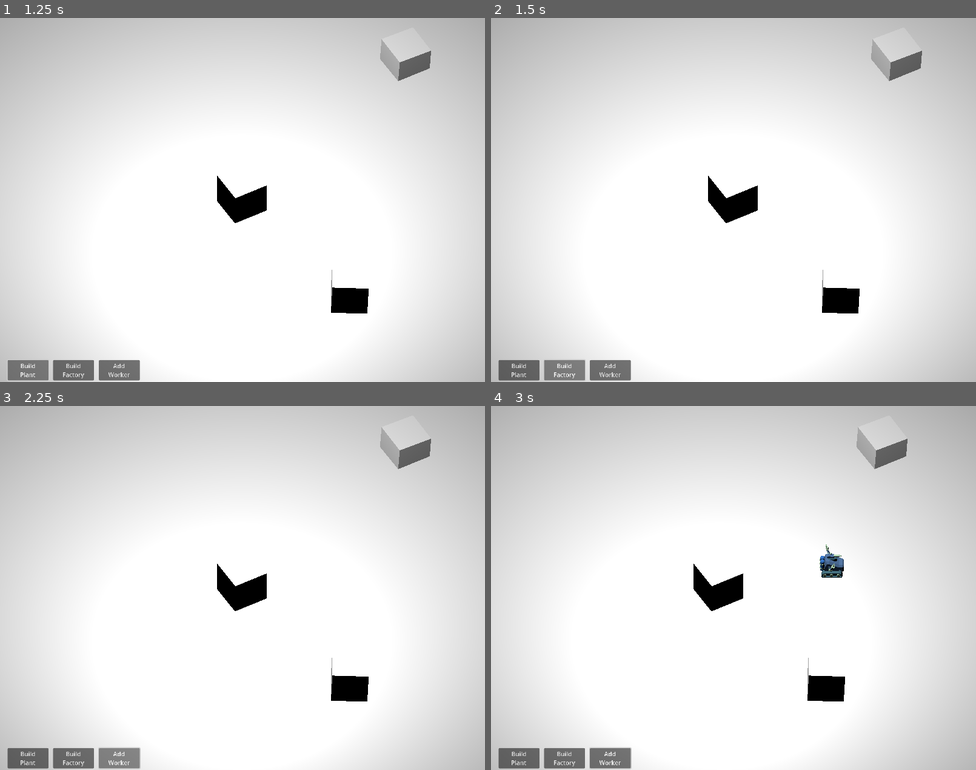
Above: before the commit, frames 1-4 (two rows, left to right).
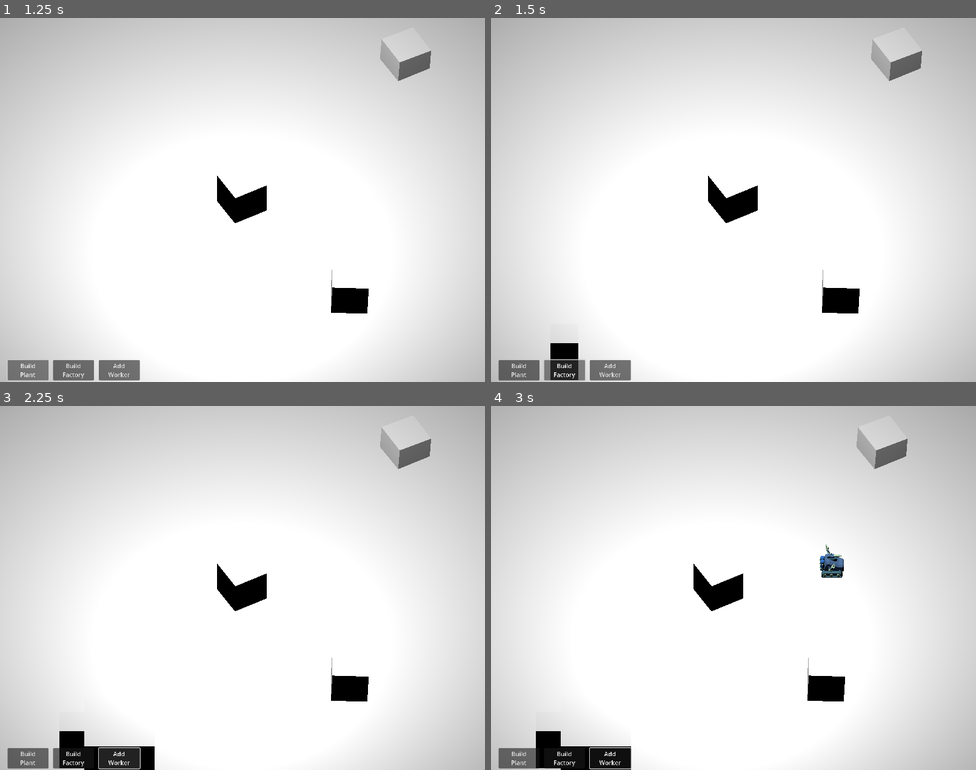
Above: after the commit, the same moments.

Repository: thelazyone/godot_rts
Game: Godot game, scene res://world.tscn
Same seed, same stepped clock (60 frames per second), same inputs: the game is played once before the commit and once after it.
Inputs (mouse positions are in pixels of both pictures, inside the frame that each line leads up to):
- Up to frame 1 (1.25 s): click "Build Plant" at 0.5 s
- Up to frame 2 (1.5 s): click "Build Factory" at 1.25 s
- Up to frame 3 (2.25 s): click "Add Worker" at 2 s
- Up to frame 4 (3 s): tap Enter at 2.75 s; move the mouse to (840, 569) at 2.77 s; hold Right (ui_right) from 2.78 s (still down); click (840, 569) at 2.85 s

Frame 1 is identical in both runs. In frame 2, 0.5% of the frame differs, in the area x 12-18%, y 89-100%; in frame 3, 1.4%; in frame 4, 1.4%, in the area x 9-29%, y 89-100%.

Commit message:
Added (inert) factory and plant. Should add them to pathfinding too.

Diff:
--- a/Base Components Scripts/Actors.gd
+++ b/Base Components Scripts/Actors.gd
@@ -18,16 +18,17 @@
 	# Active actors orders
 	m_UnitsControlNode.movement_order.connect(go_to)
 	m_UnitsControlNode.area_selected.connect(select_actors)
-	#m_UnitsControlNode.aim_order.connect(aim_to) # TODO DECOMMENT
-	m_UnitsControlNode.aim_order.connect(shoot_area) # TO BE REMOVED TODO -> use the one above!
+	m_UnitsControlNode.aim_order.connect(aim_to)
 
-	# Building orders
+	# Building Units orders
 	m_UnitsControlNode.build_worker_order.connect(add_worker)
-	#m_UnitsControlNode.build_tank_order.connect(add_tank) # TODO DECOMMENT
+	# m_UnitsControlNode.build_tank_order.connect(add_tank) ##TODO DECOMMENT
+	m_UnitsControlNode.build_factory_order.connect(build_factory)
+	m_UnitsControlNode.build_plant_order.connect(build_plant)
 
 
 # Called every frame. 'delta' is the elapsed time since the previous frame.
-func _process(delta):
+func _process(_delta):
 	# Nothing to do here.
 	pass
 
@@ -67,21 +68,26 @@
 			var select_value = child.position.x > plane_start.x and child.position.x < plane_end.x and child.position.z > plane_start.y and child.position.z < plane_end.y
 			child.select(select_value)
 
+
 func aim_to(coordinate):
 	for child in get_children():
-		if "is_selected" in child and child.is_selected:
-			child.combat_aim(m_Camera.coords_on_xz(coordinate))
-		else:
-			child.combat_stop()
+		if child.has_node("CombatComponent"):
+			if "is_selected" in child and child.is_selected:
+				child.combat_aim(m_Camera.coords_on_xz(coordinate))
+			else:
+				child.combat_stop()
+
 
 func shoot_area(coordinate):
 	for child in get_children():
-		if "is_selected" in child and child.is_selected:
-			child.combat_attack_area(m_Camera.coords_on_xz(coordinate))
-		else:
-			child.combat_stop()
+		if child.has_node("CombatComponent"):
+			if "is_selected" in child and child.is_selected:
+				child.combat_attack_area(m_Camera.coords_on_xz(coordinate))
+			else:
+				child.combat_stop()
 
-# Build commands
+
+# Build Units commands
 func add_worker(coordinate):
 	print("calling ADD WORKER for ", coordinate)
 	var new_worker = preload("res://Scenes/worker.tscn").instantiate()
@@ -89,11 +95,27 @@
 	adjust_materials(new_worker)
 	add_child(new_worker)
 
+
 func add_tank(coordinate): # Clearly temp:
 	var new_tank = preload("res://Scenes/tank.tscn").instantiate()
 	new_tank.position = Geometry.plane_to_space(m_Camera.coords_on_xz(coordinate))
 	adjust_materials(new_tank)
 	add_child(new_tank)
+
+
+# Build Buildings commands
+func build_factory(coordinate):
+	var new_fact = preload("res://Scenes/factory.tscn").instantiate()
+	new_fact.position = Geometry.plane_to_space(m_Camera.coords_on_xz(coordinate))
+	adjust_materials(new_fact)
+	add_child(new_fact)
+
+
+func build_plant(coordinate):
+	var new_plant = preload("res://Scenes/plant.tscn").instantiate()
+	new_plant.position = Geometry.plane_to_space(m_Camera.coords_on_xz(coordinate))
+	adjust_materials(new_plant)
+	add_child(new_plant)
 
 
 # Shine Material adjustment. It should NOT be here. TODO.
--- /dev/null
+++ b/Scenes/factory.gd
@@ -0,0 +1,11 @@
+extends StaticBody3D
+
+
+# Called when the node enters the scene tree for the first time.
+func _ready():
+	pass # Replace with function body.
+
+
+# Called every frame. 'delta' is the elapsed time since the previous frame.
+func _process(delta):
+	pass
--- /dev/null
+++ b/Scenes/factory.tscn
@@ -0,0 +1,23 @@
+[gd_scene load_steps=4 format=3 uid="uid://dcxls8b6uefbd"]
+
+[ext_resource type="Script" path="res://Scenes/factory.gd" id="1_ypfw5"]
+
+[sub_resource type="BoxShape3D" id="BoxShape3D_b3pg7"]
+size = Vector3(2, 1.4126, 2)
+
+[sub_resource type="BoxMesh" id="BoxMesh_wtneo"]
+
+[node name="Factory" type="StaticBody3D"]
+script = ExtResource("1_ypfw5")
+
+[node name="CollisionShape3D" type="CollisionShape3D" parent="."]
+transform = Transform3D(0.989774, 0, 0, 0, 0.989774, 0, 0, 0, 0.989774, 0, 0.693183, 0)
+shape = SubResource("BoxShape3D_b3pg7")
+
+[node name="NavigationObstacle3D" type="NavigationObstacle3D" parent="CollisionShape3D"]
+
+[node name="Model" type="Node3D" parent="."]
+
+[node name="Model" type="MeshInstance3D" parent="Model"]
+transform = Transform3D(1.93888, 0, 0, 0, 1.434, 0, 0, 0, 1.92779, 0, 0.722722, 0)
+mesh = SubResource("BoxMesh_wtneo")
--- /dev/null
+++ b/Scenes/plant.gd
@@ -0,0 +1,11 @@
+extends StaticBody3D
+
+
+# Called when the node enters the scene tree for the first time.
+func _ready():
+	pass # Replace with function body.
+
+
+# Called every frame. 'delta' is the elapsed time since the previous frame.
+func _process(delta):
+	pass
--- /dev/null
+++ b/Scenes/plant.tscn
@@ -0,0 +1,23 @@
+[gd_scene load_steps=4 format=3 uid="uid://6bdyjye3shyl"]
+
+[ext_resource type="Script" path="res://Scenes/plant.gd" id="1_247nt"]
+
+[sub_resource type="BoxShape3D" id="BoxShape3D_b3pg7"]
+size = Vector3(2, 1.4126, 2)
+
+[sub_resource type="BoxMesh" id="BoxMesh_wtneo"]
+
+[node name="Plant" type="StaticBody3D"]
+script = ExtResource("1_247nt")
+
+[node name="CollisionShape3D" type="CollisionShape3D" parent="."]
+transform = Transform3D(0.386498, 0, 0, 0, 0.989774, 0, 0, 0, 0.386498, 0, 0.693183, 0)
+shape = SubResource("BoxShape3D_b3pg7")
+
+[node name="NavigationObstacle3D" type="NavigationObstacle3D" parent="CollisionShape3D"]
+
+[node name="Model" type="Node3D" parent="."]
+
+[node name="Model" type="MeshInstance3D" parent="Model"]
+transform = Transform3D(0.757116, 0, 0, 0, 1.434, 0, 0, 0, 0.752786, 0, 0.722722, 0)
+mesh = SubResource("BoxMesh_wtneo")
